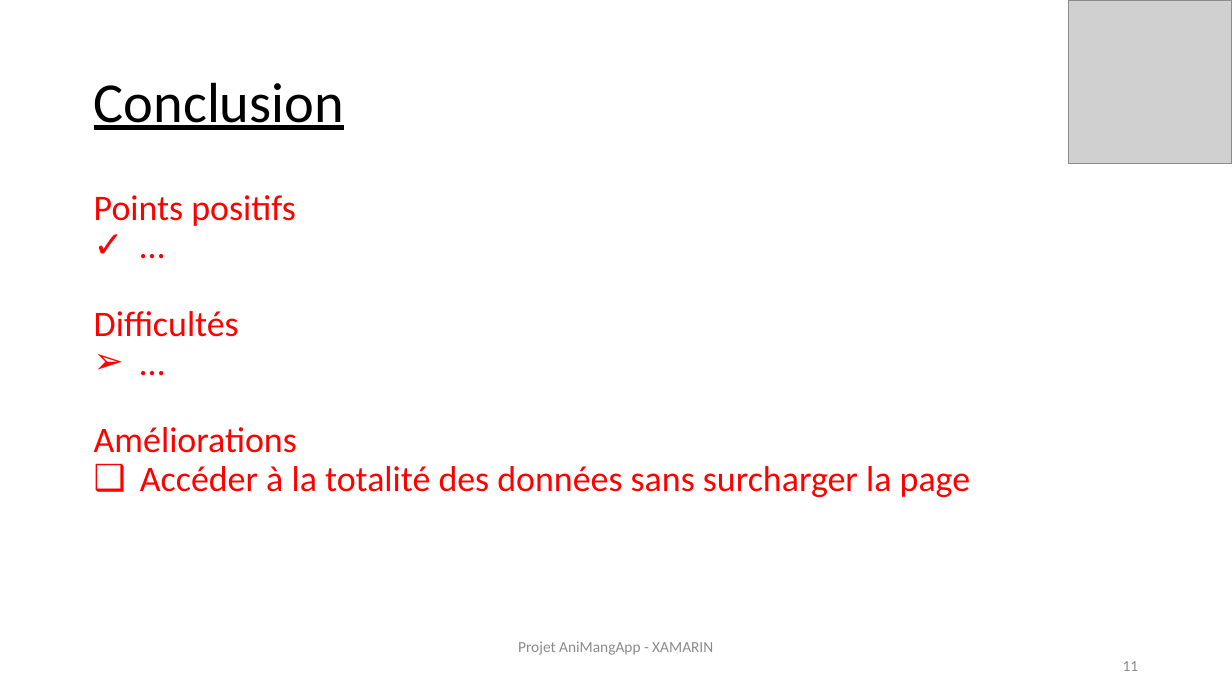
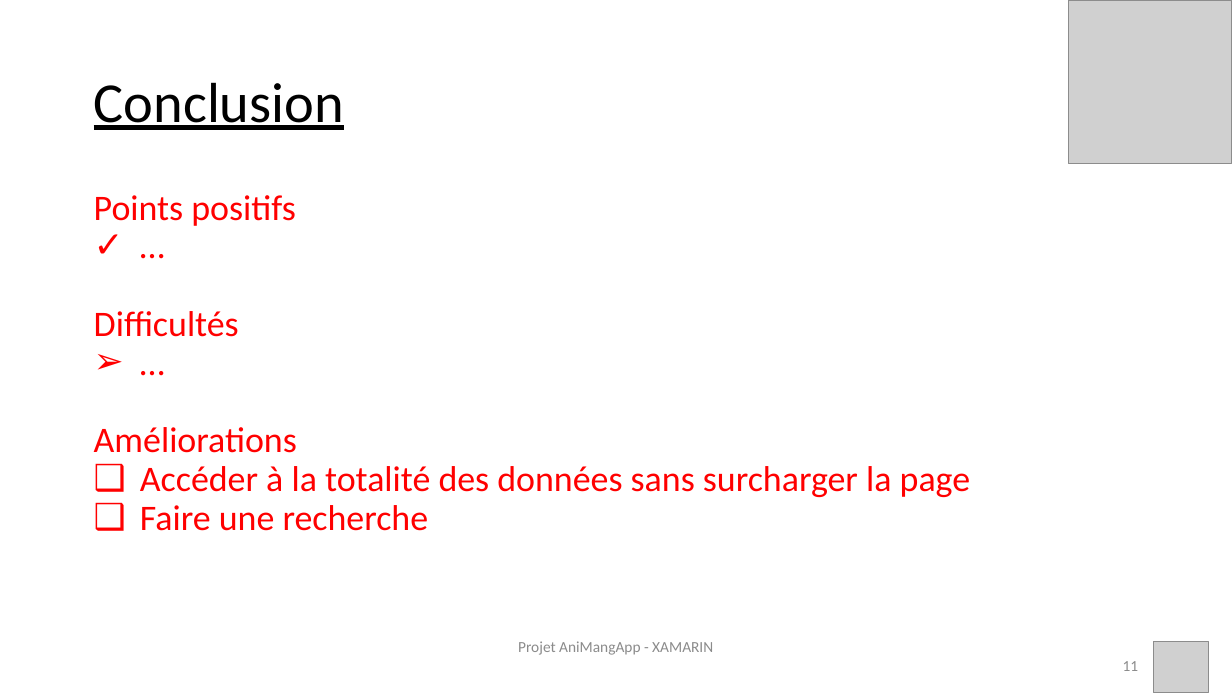
Before and after one commit to MyleneG06/projXamarin, a slide deck: slide 11 of Prez-Xamarin_AniMangApp.pptx. Drawn at 1232x693 pixels with LibreOffice and Linux fonts; fonts in the diff are those of the drawing; grey boxes stand for pictures. Boxes give left, top, right and bottom in pixels: in the first picture for what was removed or moved away, otherwise in the second. Text is boxed around its words. In the diff, an @@ line names an element or a change of style, - is before the commit and + after.

```diff
--- a/Prez-Xamarin_AniMangApp.pptx
+++ b/Prez-Xamarin_AniMangApp.pptx
@@ text at [140,505,429,531]: paragraph added @@
+❑ Faire une recherche
@@ picture added at [1153,641,1208,693] @@
```
Also in this commit, not shown: 11 other slides changed, 1 slide removed.
